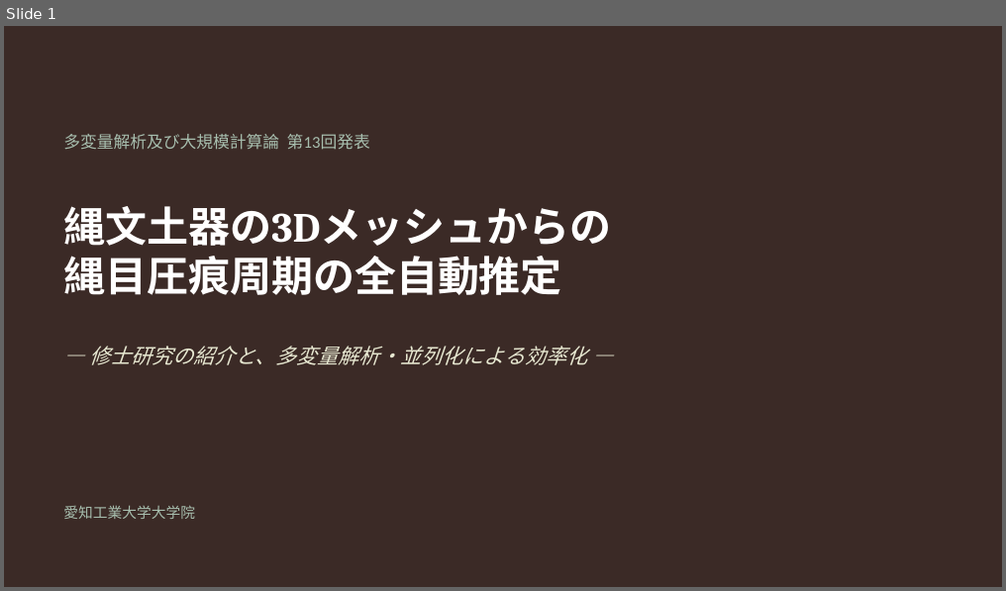
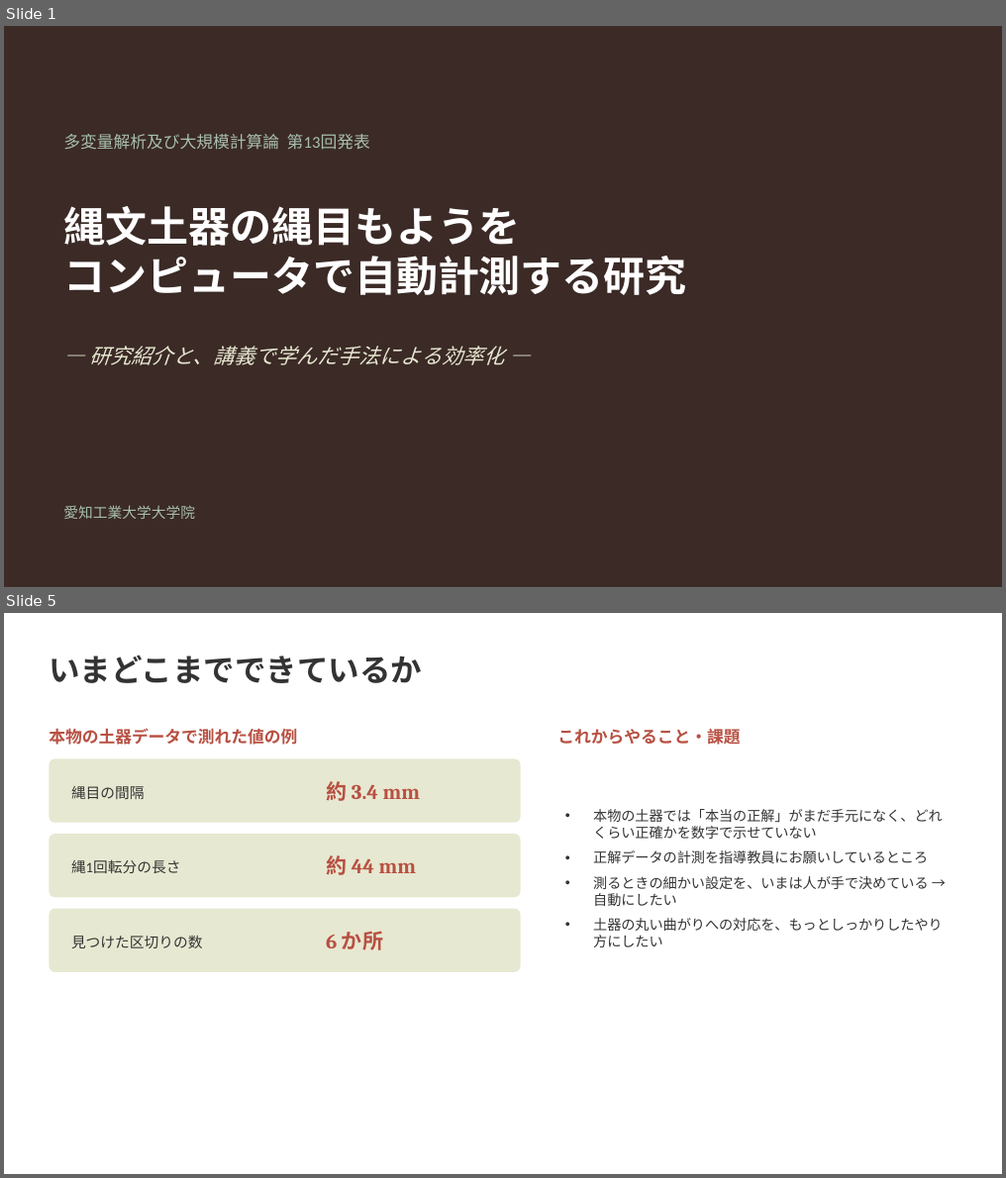
Before and after one commit to Ryusan09/MultivariatAanalysis, a slide deck: 13/第13回発表_修士研究と大規模計算.pptx. Shown one above the other, each under a label of ours: slide 1 before the commit, slides 1 and 5 after it; the slides between them are not shown. The pictures are 1006x591 and 1006x1178 pixels, drawn with LibreOffice and Linux fonts; fonts in the diff are those of the drawing. Boxes give left, top, right and bottom in pixels: in the first picture for what was removed or moved away, otherwise in the second. Text is boxed around its words. In the diff, an @@ line names an element or a change of style, - is before the commit and + after.

```diff
--- a/13/第13回発表_修士研究と大規模計算.pptx
+++ b/13/第13回発表_修士研究と大規模計算.pptx
@@ slide 5 added at <box>4,613,1002,1174</box>, background #FFFFFF @@
@@ text added at <box>49,655,422,683</box>, 30 pt, text #333333, bold @@
+いまどこまでできているか
@@ text added at <box>49,728,297,745</box>, 16 pt, text #B85042, bold @@
+本物の土器データで測れた値の例
@@ text added at <box>557,729,740,745</box>, 16 pt, text #B85042, bold @@
+これからやること・課題
@@ rounded rectangle added at <box>49,759,521,823</box>, fill #E7E8D1 @@
@@ text added at <box>71,786,145,799</box>, 14 pt, text #333333 @@
+縄目の間隔
@@ text added at <box>326,781,420,801</box>, 20 pt, text #B85042, bold @@
+約 3.4 mm
@@ text added at <box>593,809,943,948</box>, 13.5 pt, text #333333 @@
+• 本物の土器では「本当の正解」がまだ手元になく、どれくらい正確かを数字で示せていない
+• 正解データの計測を指導教員にお願いしているところ
+• 測るときの細かい設定を、いまは人が手で決めている → 自動にしたい
+• 土器の丸い曲がりへの対応を、もっとしっかりしたやり方にしたい
@@ rounded rectangle added at <box>49,834,521,897</box>, fill #E7E8D1 @@
@@ text added at <box>71,860,181,873</box>, 14 pt, text #333333 @@
+縄1回転分の長さ
@@ text added at <box>326,856,416,875</box>, 20 pt, text #B85042, bold @@
+約 44 mm
@@ rounded rectangle added at <box>49,909,521,972</box>, fill #E7E8D1 @@
@@ text added at <box>71,936,203,949</box>, 14 pt, text #333333 @@
+見つけた区切りの数
@@ text added at <box>326,931,383,951</box>, 20 pt, text #B85042, bold @@
+6 か所
@@ slide 1 changed as well @@
@@ text at <box>63,206,686,295</box>: text changed @@
-縄文土器の3Dメッシュからの
-縄目圧痕周期の全自動推定
+縄文土器の縄目もようを
+コンピュータで自動計測する研究
@@ text at <box>89,346,504,366</box>: text changed @@
-— 修士研究の紹介と、多変量解析・並列化による効率化 —
+— 研究紹介と、講義で学んだ手法による効率化 —
```
Also in this commit, not shown: 7 other slides changed, 1 other slide added, 2 slides removed, 1 other file.
